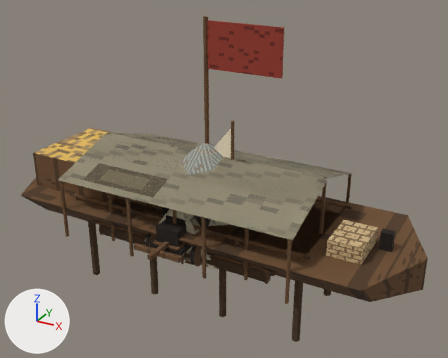
The glTF model art-src/environment/props.glb: old version first, new version second.
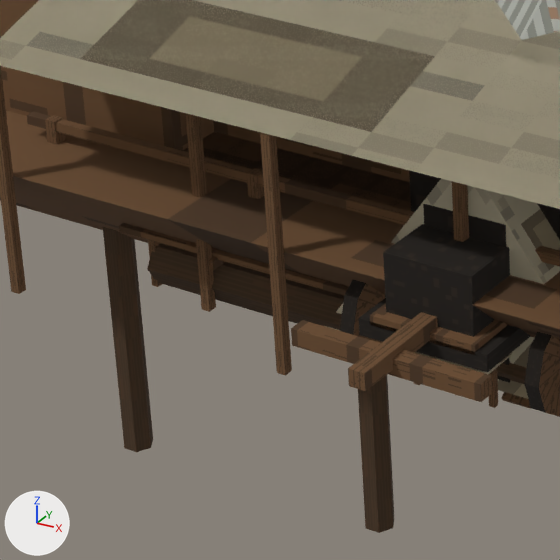
Each version appears first whole from a 50 mm lens placed at (9.23, -15.68, 9.89), pointed at (0.72, -0.22, 2.16), and next in a close-up on the part from 14% to 44% of the width and 46% to 84% of the height. Every picture has the same lights, and +X, +Y and +Z are marked at lower left. The last two pictures show the newer version.

In view in the first close-up: 'canoa-de-tolda', 'field-kitchen', 'horse-boat', 'kiosk', 'landing-stage', 'lorry', 'mess-tent', 'ox-cart', 'ridge-tent', 'river-barge', 'river-raft', 'supply-cart' and 2 more.
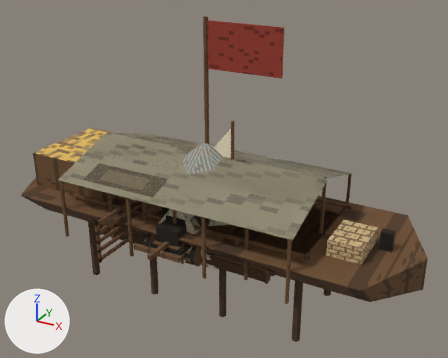
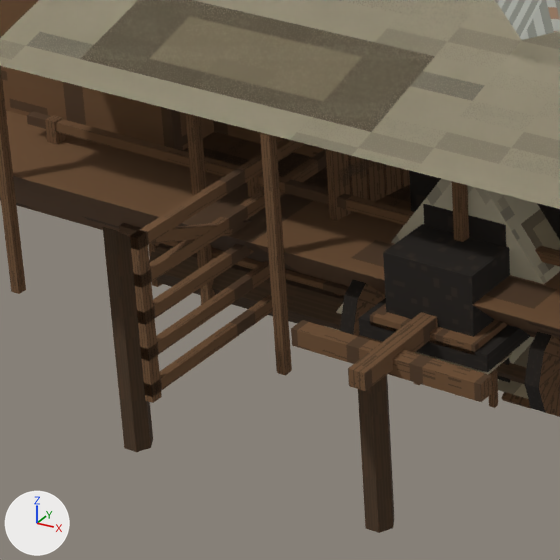
Diff of the bpy script that builds the scene:
```diff
--- a/art-src/environment/props.glb.py
+++ b/art-src/environment/props.glb.py
@@ me_yard_gate @@
+me_yard_gate.from_pydata(...)  # 112 vertices, 168 faces; spans x -1.29..1.0, y -1.81..0.07, z 0.0..1.8
+me_yard_gate.materials.append(mat_environment_atlas)  # picture img_environment
@@ me_farm_gate @@
+me_farm_gate.from_pydata(...)  # 76 vertices, 120 faces; spans x -1.91..1.91, y -3.4..0.11, z -0.15..1.75
+me_farm_gate.materials.append(mat_environment_atlas)  # picture img_environment
@@ ob_yard_gate @@
+ob_yard_gate = bpy.data.objects.new('yard-gate', me_yard_gate)
+ob_yard_gate.location = (0.0, 0.0, 0.0)
@@ ob_farm_gate @@
+ob_farm_gate = bpy.data.objects.new('farm-gate', me_farm_gate)
+ob_farm_gate.location = (0.0, 0.0, 0.0)
```

Pixel boxes [x1, y1, x2, y2] of what changed, in the close-ups (560 x 560 px):
'farm-gate', added (brown): after [130, 139, 327, 403]
'yard-gate', added (brown): after [326, 149, 410, 296]
